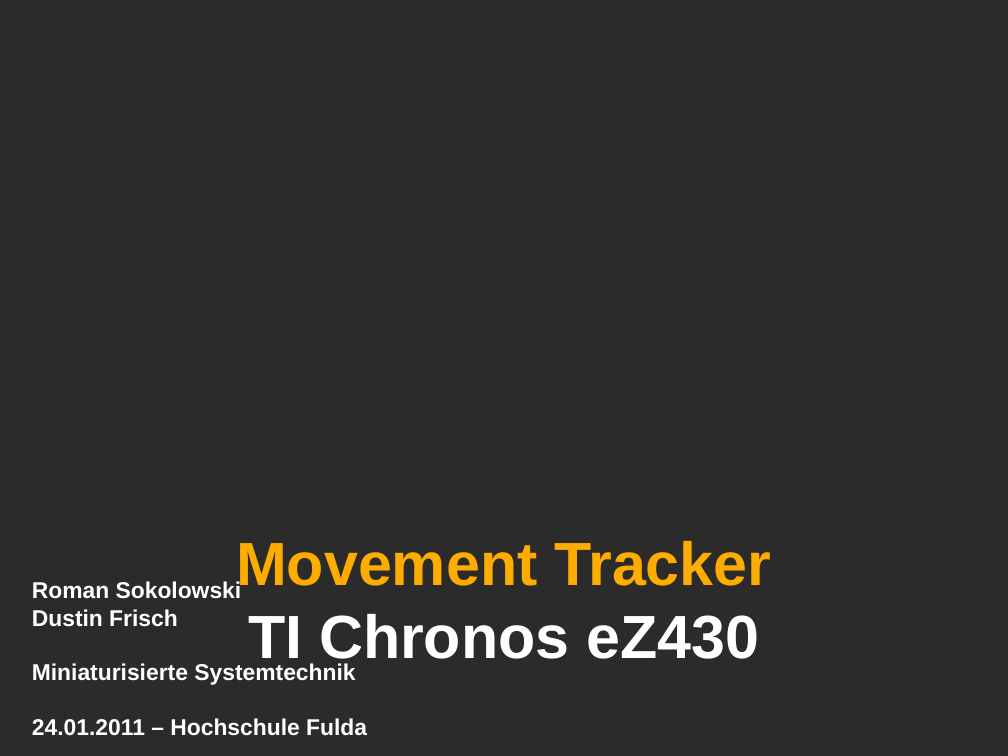
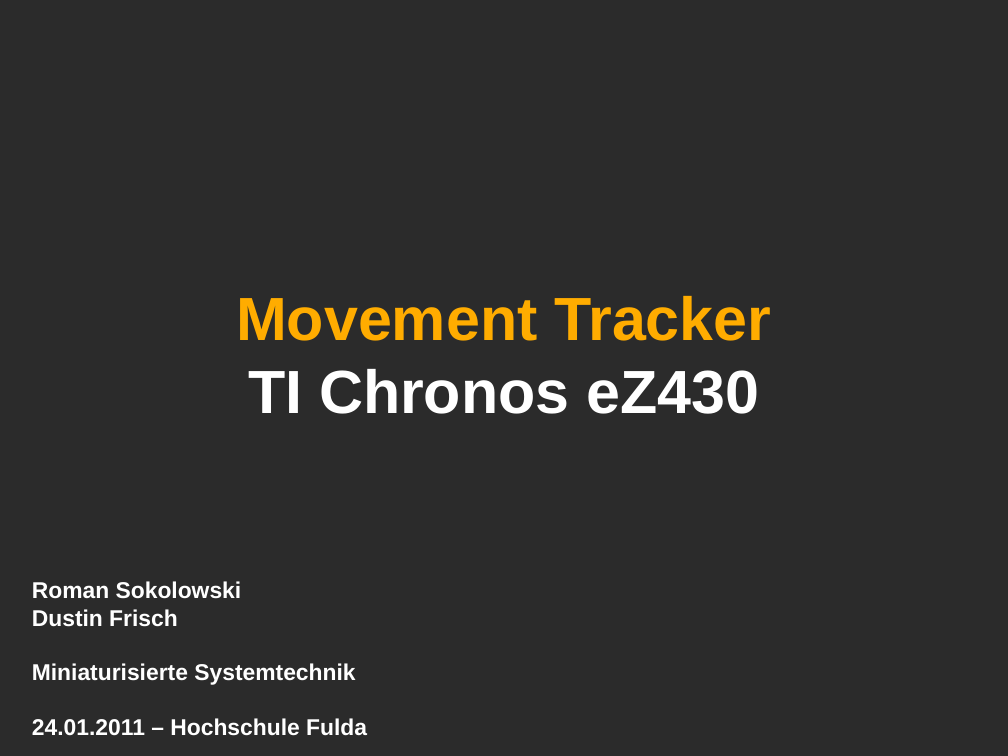
Before and after one commit to fooker/chronos-clock, a slide deck: slide 1 of docu/presentation.odp. Drawn at 1008x756 pixels with LibreOffice and Linux fonts; fonts in the diff are those of the drawing; background and template pictures are left out; a plain dark background stands for a picture behind light text. Boxes give left, top, right and bottom in pixels: in the first picture for what was removed or moved away, otherwise in the second. Text is boxed around its words. In the diff, an @@ line names an element or a change of style, - is before the commit and + after.

```diff
--- a/docu/presentation.odp
+++ b/docu/presentation.odp
@@ subtitle "Movement Tracker" at <box>236,296,771,414</box>: vertical alignment bottom to middle @@
```
Also in this commit, not shown: 2 other files.
